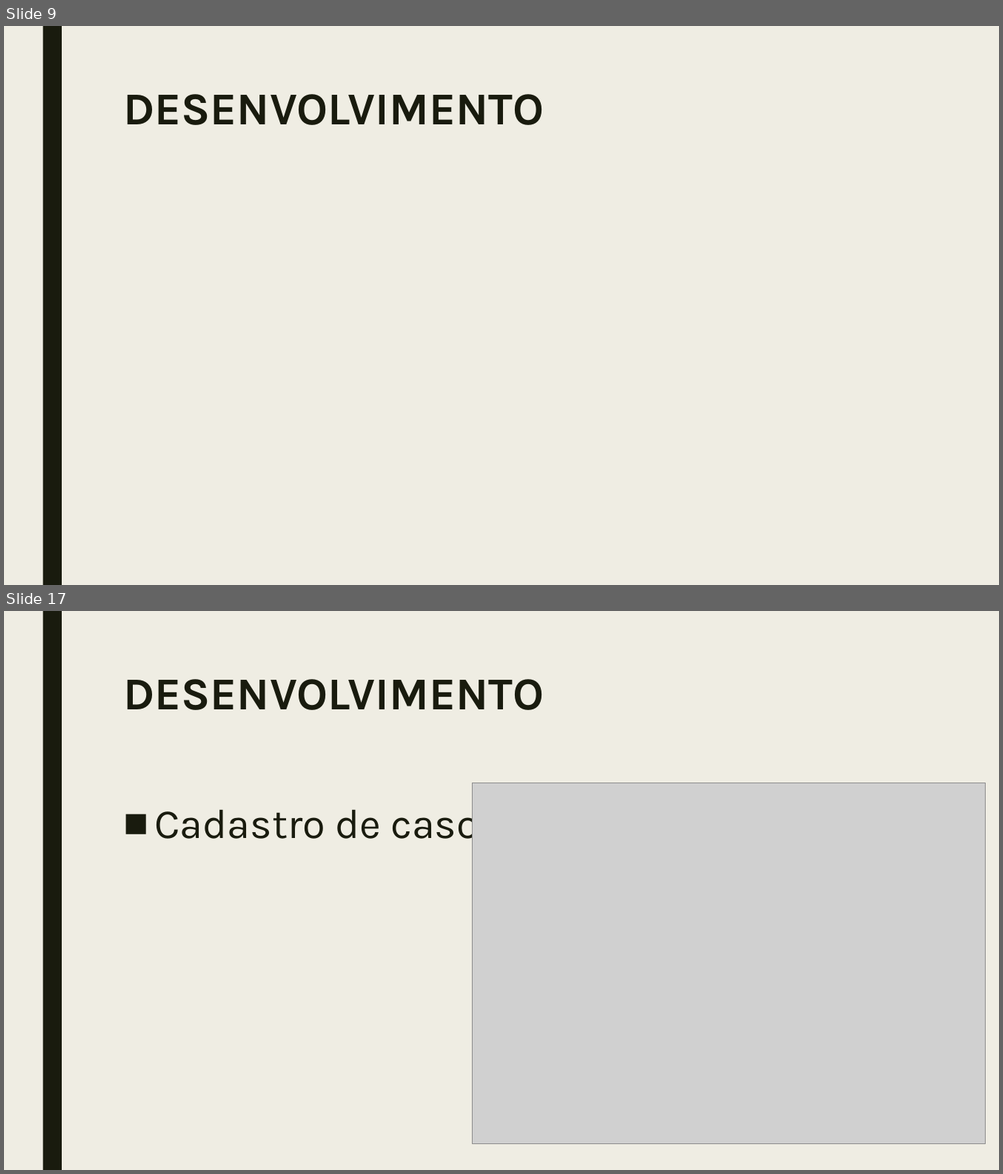
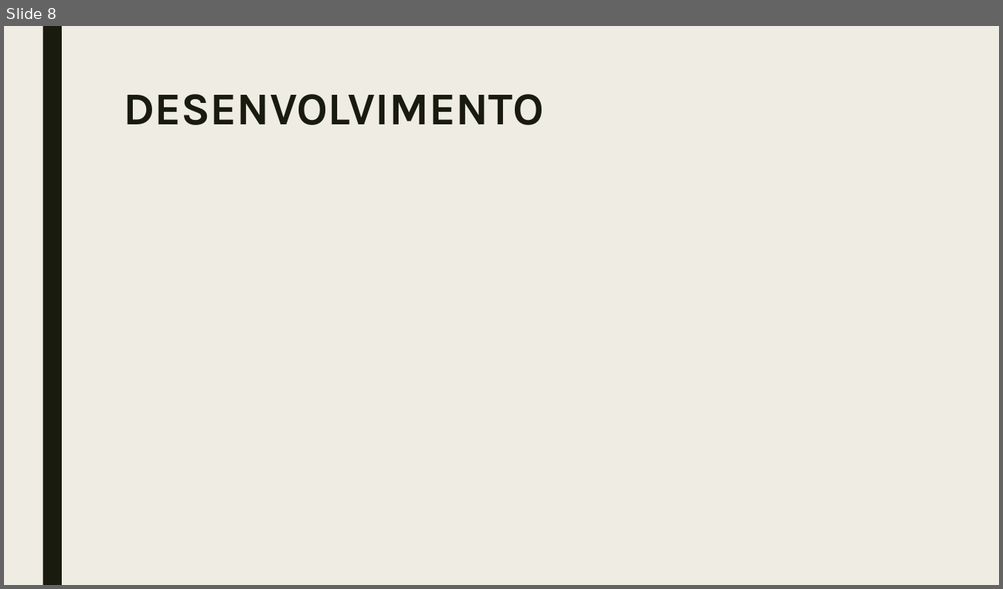
Before and after one commit to jfssantini/NPJeDocuments, a slide deck: NPJ.pptx. Shown one above the other, each under a label of ours: slides 9 and 17 before the commit, slide 8 after it; the slides between them are not shown. The pictures are 1003x1174 and 1003x589 pixels, drawn with LibreOffice and Linux fonts; fonts in the diff are those of the drawing; grey boxes stand for pictures. Boxes give left, top, right and bottom in pixels: in the first picture for what was removed or moved away, otherwise in the second. Text is boxed around its words. In the diff, an @@ line names an element or a change of style, - is before the commit and + after.

```diff
--- a/NPJ.pptx
+++ b/NPJ.pptx
@@ slide 17 removed at (4,611,999,1170), background #EFEDE3; not listed: 1 template element that a slide beside it also shows @@
@@ title removed at (123,679,543,710) @@
-DESENVOLVIMENTO
@@ picture removed at (472,783,986,1144) @@
@@ text removed at (155,801,486,849) @@
-■ Cadastro de caso.
@@ what was slide 9 is now slide 8 @@
```
Also in this commit, not shown: 2 slides changed, 15 other slides removed.
